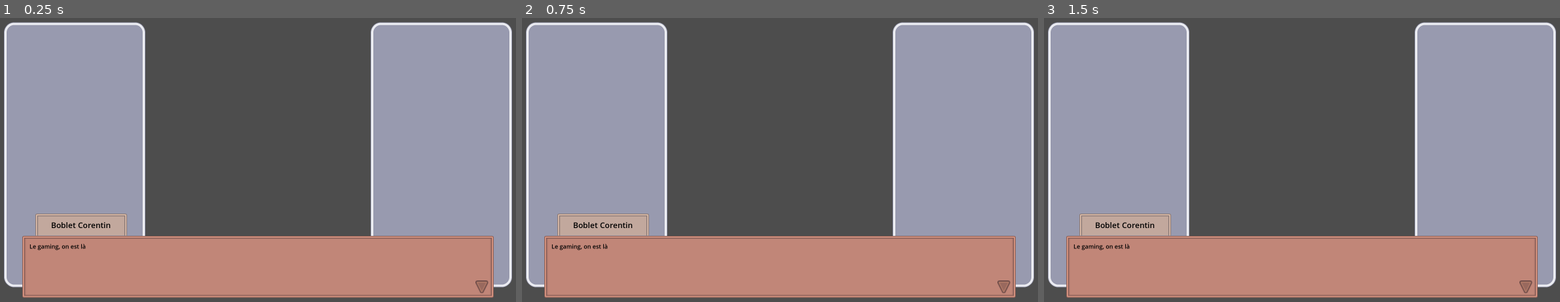
Above: before the commit, frames 1-3 (left to right).
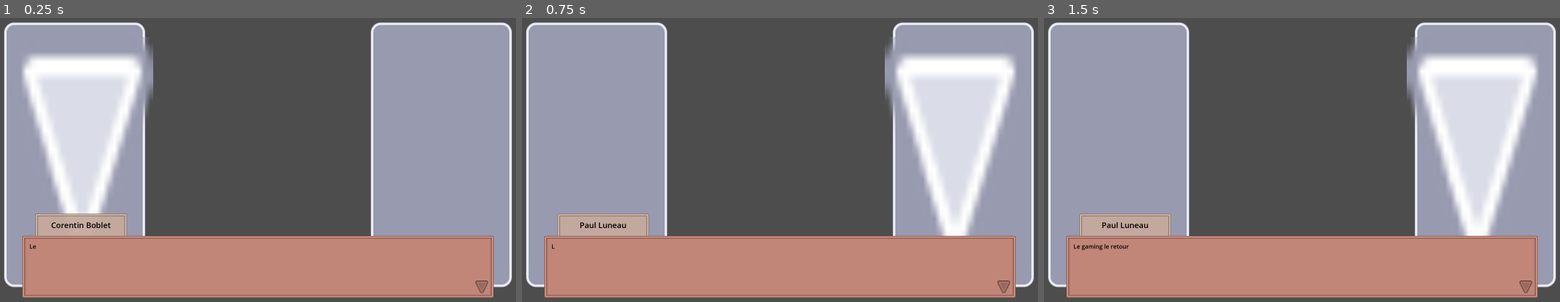
Above: after the commit, the same moments.

Repository: coco3167/ToxicLove
Game: Godot game, scene res://Nodes/main.tscn
Two runs of this game, one before a commit and one after it. Both use one fixed random seed, a clock stepped at 60 frames per second and the inputs below.
Inputs:
- Up to frame 1 (0.25 s): no input
- Up to frame 2 (0.75 s): tap Enter (ui_accept) at 0.5, 0.6 s
- Up to frame 3 (1.5 s): tap Enter (ui_accept) at 0.77, 1.07, 1.25, 1.35 s

The runs differ from the first frame. In frame 1, 10% of the frame differs, in the area x 4-30%, y 6-82%; in frame 2, 11%, in the area x 6-96%, y 6-82%; in frame 3, 11%.

Commit message:
Dialog management

Diff:
--- /dev/null
+++ b/Dialogs/dialog1.tres
@@ -0,0 +1,10 @@
+[gd_resource type="Resource" script_class="Dialog" load_steps=3 format=3 uid="uid://drs3h2j46nhke"]
+
+[ext_resource type="Script" path="res://Scripts/dialog.gd" id="1_77sfl"]
+[ext_resource type="Texture2D" uid="uid://dacnfcc26asuh" path="res://UI/arrow_basic_s_small.png" id="2_fhib0"]
+
+[resource]
+script = ExtResource("1_77sfl")
+name = "Corentin Boblet"
+text = "Le gaming"
+visual_left = ExtResource("2_fhib0")
--- a/Nodes/main.tscn
+++ b/Nodes/main.tscn
@@ -1,26 +1,42 @@
-[gd_scene load_steps=6 format=3 uid="uid://cwtax1ki7nlyd"]
+[gd_scene load_steps=10 format=3 uid="uid://cwtax1ki7nlyd"]
 
+[ext_resource type="Script" path="res://Scripts/dialog_manager.gd" id="1_15kn8"]
 [ext_resource type="Texture2D" uid="uid://c4238gsgo5oh8" path="res://UI/button_round_border.png" id="1_rtc0m"]
 [ext_resource type="LabelSettings" uid="uid://cwwaqbthnx72t" path="res://UI/Styles/dialog_style.tres" id="2_gkssr"]
+[ext_resource type="Script" path="res://Scripts/dialog.gd" id="2_oosj0"]
+[ext_resource type="Resource" uid="uid://drs3h2j46nhke" path="res://Dialogs/dialog1.tres" id="3_m17se"]
 [ext_resource type="Texture2D" uid="uid://dacnfcc26asuh" path="res://UI/arrow_basic_s_small.png" id="4_iynwk"]
 [ext_resource type="LabelSettings" uid="uid://vuah0yx4qs4w" path="res://UI/Styles/name_style.tres" id="4_sjhwo"]
 [ext_resource type="Texture2D" uid="uid://dlj5316sv8kuf" path="res://UI/button_rectangle_line.png" id="7_wm5t5"]
 
-[node name="Main" type="Control"]
+[sub_resource type="Resource" id="Resource_c8r0u"]
+script = ExtResource("2_oosj0")
+name = "Paul Luneau"
+text = "Le gaming le retour"
+visual_right = ExtResource("4_iynwk")
+
+[node name="Main" type="Control" node_paths=PackedStringArray("name_box", "dialog_box", "visual_left", "visual_right")]
 layout_mode = 3
 anchors_preset = 15
 anchor_right = 1.0
 anchor_bottom = 1.0
 grow_horizontal = 2
 grow_vertical = 2
+script = ExtResource("1_15kn8")
+name_box = NodePath("DialogContainer/NameBox/Label")
+dialog_box = NodePath("DialogContainer/MainDialog/Label")
+visual_left = NodePath("VisualLeft/TextureRect")
+visual_right = NodePath("VisualRight/TextureRect2")
+dialogs = Array[ExtResource("2_oosj0")]([ExtResource("3_m17se"), SubResource("Resource_c8r0u")])
+keyboard_typing_duration = 1.0
 
-[node name="Visual1" type="Control" parent="."]
+[node name="VisualLeft" type="Control" parent="."]
 layout_mode = 1
 anchor_right = 0.3
 anchor_bottom = 1.0
 grow_vertical = 2
 
-[node name="Background" type="NinePatchRect" parent="Visual1"]
+[node name="Background" type="NinePatchRect" parent="VisualLeft"]
 layout_mode = 1
 anchors_preset = -1
 anchor_left = 0.05
@@ -35,7 +51,18 @@
 patch_margin_right = 30
 patch_margin_bottom = 30
 
-[node name="Visual2" type="Control" parent="."]
+[node name="TextureRect" type="TextureRect" parent="VisualLeft"]
+layout_mode = 1
+anchors_preset = -1
+anchor_left = 0.1
+anchor_top = 0.1
+anchor_right = 1.0
+anchor_bottom = 0.9
+grow_horizontal = 2
+grow_vertical = 2
+texture = ExtResource("4_iynwk")
+
+[node name="VisualRight" type="Control" parent="."]
 layout_mode = 1
 anchor_left = 0.7
 anchor_right = 1.0
@@ -43,7 +70,7 @@
 grow_horizontal = 0
 grow_vertical = 2
 
-[node name="Background" type="NinePatchRect" parent="Visual2"]
+[node name="Background" type="NinePatchRect" parent="VisualRight"]
 layout_mode = 1
 anchors_preset = -1
 anchor_left = 0.05
@@ -58,6 +85,16 @@
 patch_margin_right = 30
 patch_margin_bottom = 30
 
+[node name="TextureRect2" type="TextureRect" parent="VisualRight"]
+layout_mode = 1
+anchors_preset = -1
+anchor_top = 0.1
+anchor_right = 0.9
+anchor_bottom = 0.9
+grow_horizontal = 2
+grow_vertical = 2
+texture = ExtResource("4_iynwk")
+
 [node name="DialogContainer" type="Control" parent="."]
 layout_mode = 1
 anchor_top = 0.7
@@ -65,6 +102,35 @@
 anchor_bottom = 1.0
 grow_horizontal = 2
 grow_vertical = 2
+
+[node name="NameBox" type="NinePatchRect" parent="DialogContainer"]
+self_modulate = Color(0.901961, 0.768627, 0.67451, 0.941176)
+layout_mode = 1
+anchors_preset = -1
+anchor_left = 0.075
+anchor_right = 0.25
+anchor_bottom = 0.25
+offset_bottom = 1.0
+texture = ExtResource("7_wm5t5")
+region_rect = Rect2(0, 0, 192, 56)
+patch_margin_left = 8
+patch_margin_top = 8
+patch_margin_right = 8
+patch_margin_bottom = 8
+
+[node name="Label" type="Label" parent="DialogContainer/NameBox"]
+layout_mode = 1
+anchors_preset = -1
+anchor_left = 0.03
+anchor_top = 0.15
+anchor_right = 0.97
+anchor_bottom = 0.9
+grow_horizontal = 2
+grow_vertical = 2
+text = "Boblet Corentin"
+label_settings = ExtResource("4_sjhwo")
+horizontal_alignment = 1
+vertical_alignment = 1
 
 [node name="MainDialog" type="NinePatchRect" parent="DialogContainer"]
 self_modulate = Color(0.886275, 0.607843, 0.517647, 1)
@@ -105,31 +171,3 @@
 anchor_bottom = 0.9
 text = "Le gaming, on est là"
 label_settings = ExtResource("2_gkssr")
-
-[node name="NameBox2" type="NinePatchRect" parent="DialogContainer"]
-self_modulate = Color(0.901961, 0.768627, 0.67451, 0.941176)
-layout_mode = 1
-anchors_preset = -1
-anchor_left = 0.075
-anchor_right = 0.25
-anchor_bottom = 0.25
-texture = ExtResource("7_wm5t5")
-region_rect = Rect2(0, 0, 192, 56)
-patch_margin_left = 8
-patch_margin_top = 8
-patch_margin_right = 8
-patch_margin_bottom = 8
-
-[node name="Label" type="Label" parent="DialogContainer/NameBox2"]
-layout_mode = 1
-anchors_preset = -1
-anchor_left = 0.03
-anchor_top = 0.15
-anchor_right = 0.97
-anchor_bottom = 0.9
-grow_horizontal = 2
-grow_vertical = 2
-text = "Boblet Corentin"
-label_settings = ExtResource("4_sjhwo")
-horizontal_alignment = 1
-vertical_alignment = 1
--- /dev/null
+++ b/Scripts/dialog.gd
@@ -0,0 +1,7 @@
+extends Resource
+class_name Dialog
+
+@export var name : String;
+@export var text : String;
+@export var visual_left : Texture2D;
+@export var visual_right : Texture2D;
--- /dev/null
+++ b/Scripts/dialog_manager.gd
@@ -0,0 +1,56 @@
+extends Control
+
+@export_category("Nodes")
+@export var name_box : Label;
+@export var dialog_box : Label;
+@export var visual_left : TextureRect;
+@export var visual_right : TextureRect;
+
+@export_category("Dialogs")
+@export var dialogs : Array[Dialog];
+
+@export_category("Parameters")
+@export var keyboard_typing_duration : float;
+
+var current_dialog_index : int = 0;
+var current_dialog : Dialog;
+
+var dialog_tween : Tween;
+
+func _ready() -> void:
+	if(dialogs.is_empty()):
+		push_error("no dialogs");
+		return;
+
+	dialog_tween = get_tree().create_tween();
+	current_dialog = dialogs[current_dialog_index];
+	update_dialog();
+
+func _input(event: InputEvent) -> void:
+	if(event.is_action_released("ui_accept")):
+		next_dialog();
+
+func next_dialog():
+	if(dialog_tween.is_running()):
+		dialog_tween.kill();
+		dialog_box.visible_ratio = 1;
+		return;
+
+	if(current_dialog_index >= dialogs.size()-1):
+		print("no more dialogs");
+		return;
+
+	current_dialog_index+=1;
+	current_dialog = dialogs[current_dialog_index];
+	update_dialog();
+
+func update_dialog():
+	name_box.text = current_dialog.name;
+	dialog_box.text = current_dialog.text;
+	visual_left.texture = current_dialog.visual_left;
+	visual_right.texture = current_dialog.visual_right;
+
+	if(!dialog_tween.is_valid()):
+		dialog_tween = get_tree().create_tween();
+	dialog_box.visible_ratio = 0;
+	dialog_tween.tween_property(dialog_box, "visible_ratio", 1, keyboard_typing_duration);
--- a/project.godot
+++ b/project.godot
@@ -21,6 +21,17 @@
 window/size/viewport_height=900
 window/stretch/mode="viewport"
 
+[input]
+
+ui_accept={
+"deadzone": 0.5,
+"events": [Object(InputEventKey,"resource_local_to_scene":false,"resource_name":"","device":0,"window_id":0,"alt_pressed":false,"shift_pressed":false,"ctrl_pressed":false,"meta_pressed":false,"pressed":false,"keycode":4194309,"physical_keycode":0,"key_label":0,"unicode":0,"location":0,"echo":false,"script":null)
+, Object(InputEventKey,"resource_local_to_scene":false,"resource_name":"","device":0,"window_id":0,"alt_pressed":false,"shift_pressed":false,"ctrl_pressed":false,"meta_pressed":false,"pressed":false,"keycode":4194310,"physical_keycode":0,"key_label":0,"unicode":0,"location":0,"echo":false,"script":null)
+, Object(InputEventKey,"resource_local_to_scene":false,"resource_name":"","device":0,"window_id":0,"alt_pressed":false,"shift_pressed":false,"ctrl_pressed":false,"meta_pressed":false,"pressed":false,"keycode":32,"physical_keycode":0,"key_label":0,"unicode":32,"location":0,"echo":false,"script":null)
+, Object(InputEventMouseButton,"resource_local_to_scene":false,"resource_name":"","device":-1,"window_id":0,"alt_pressed":false,"shift_pressed":false,"ctrl_pressed":false,"meta_pressed":false,"button_mask":0,"position":Vector2(0, 0),"global_position":Vector2(0, 0),"factor":1.0,"button_index":1,"canceled":false,"pressed":false,"double_click":false,"script":null)
+]
+}
+
 [rendering]
 
 renderer/rendering_method="mobile"
